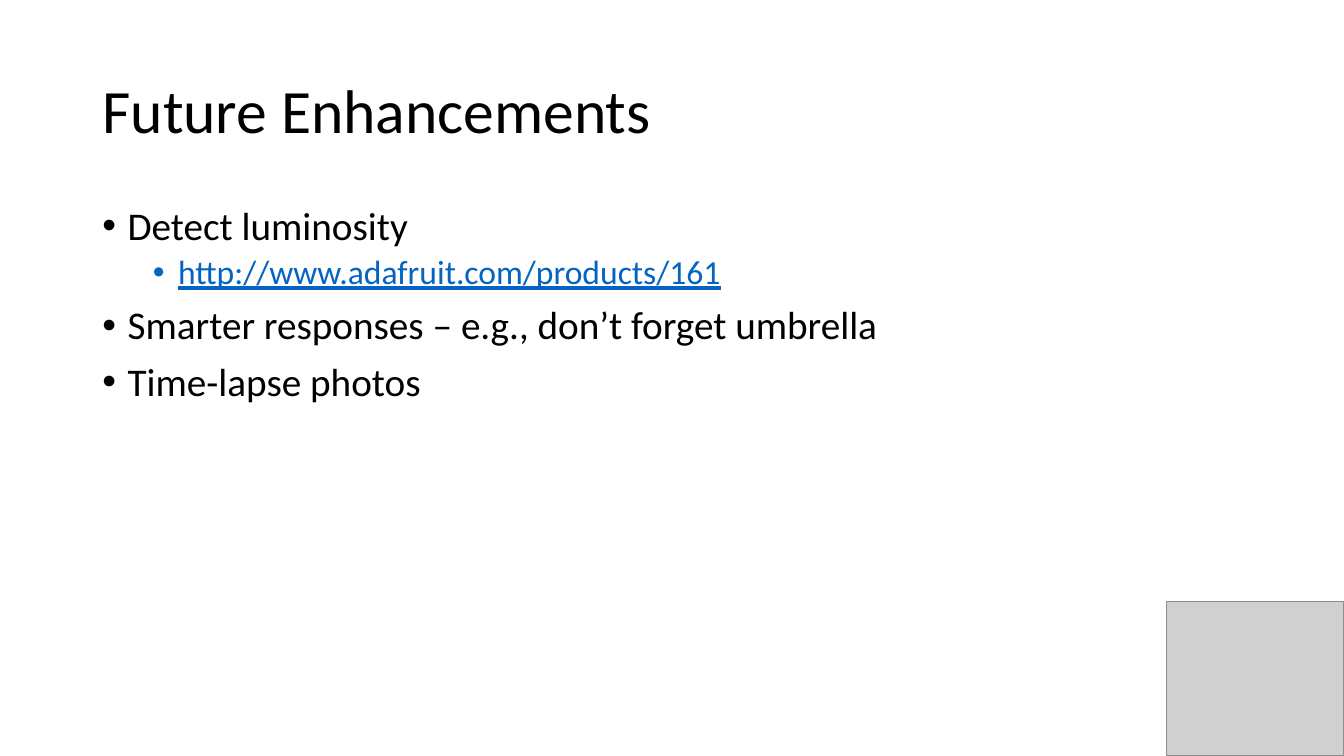
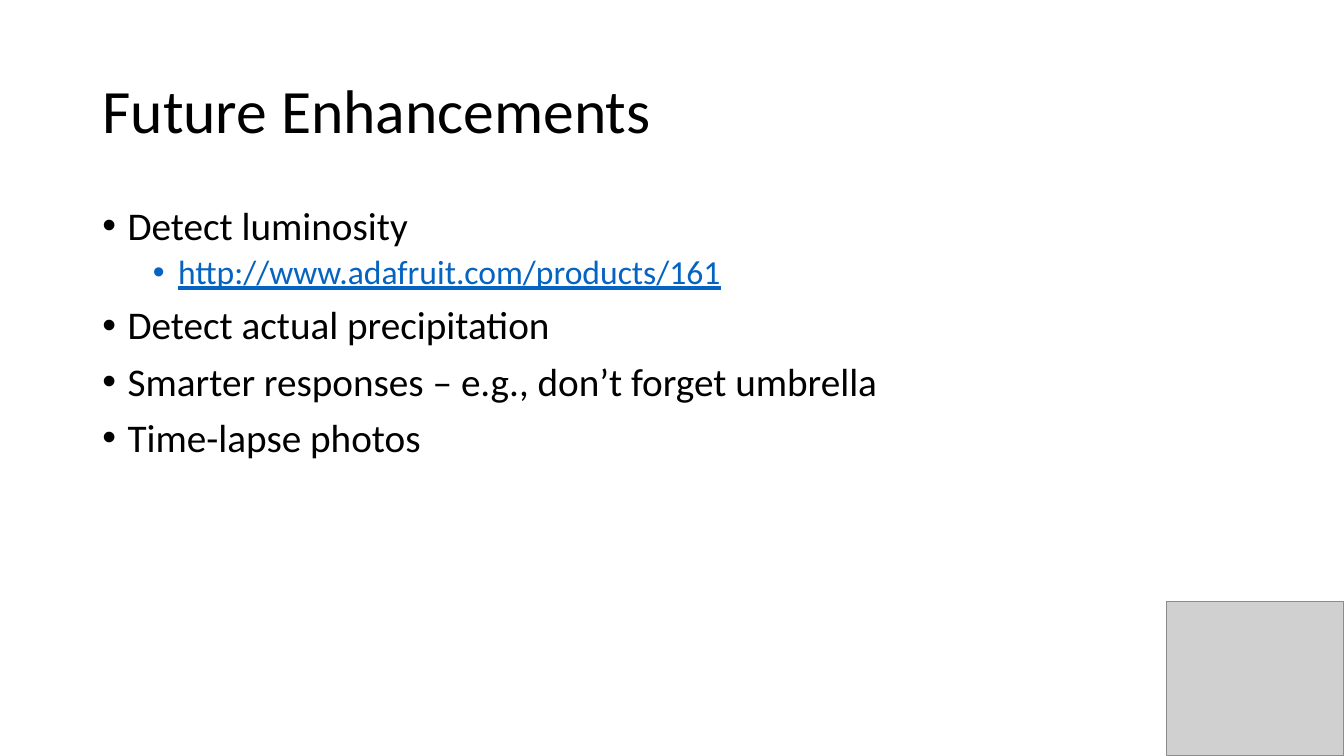
Before and after one commit to crimeprophet/CodeSaints, a slide deck: slide 5 of Weather Station.pptx. Drawn at 1344x756 pixels with LibreOffice and Linux fonts; fonts in the diff are those of the drawing; grey boxes stand for pictures. Boxes give left, top, right and bottom in pixels: in the first picture for what was removed or moved away, otherwise in the second. Text is boxed around its words. In the diff, an @@ line names an element or a change of style, - is before the commit and + after.

```diff
--- a/Weather Station.pptx
+++ b/Weather Station.pptx
@@ text at [128,311,549,346]: paragraph added @@
+• Detect actual precipitation
```
Also in this commit, not shown: 7 other slides changed, 2 slides added, 2 slides removed.
